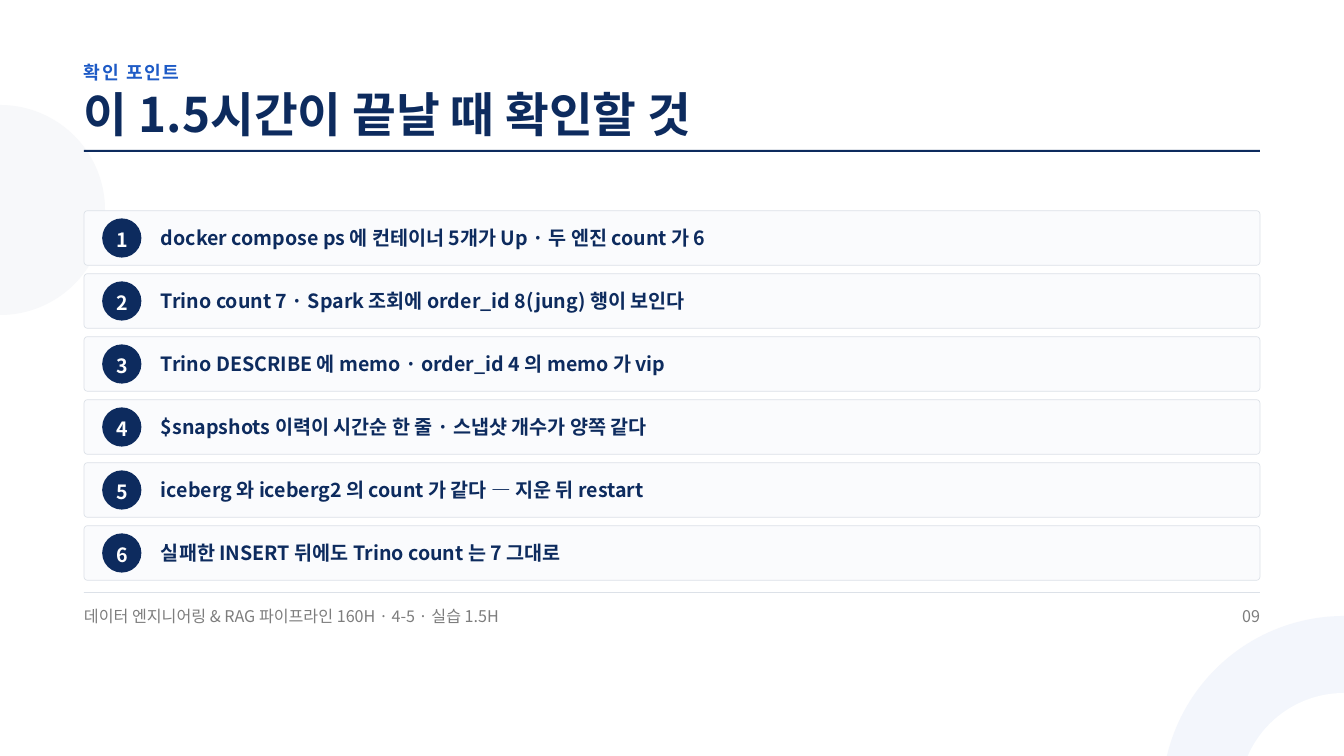
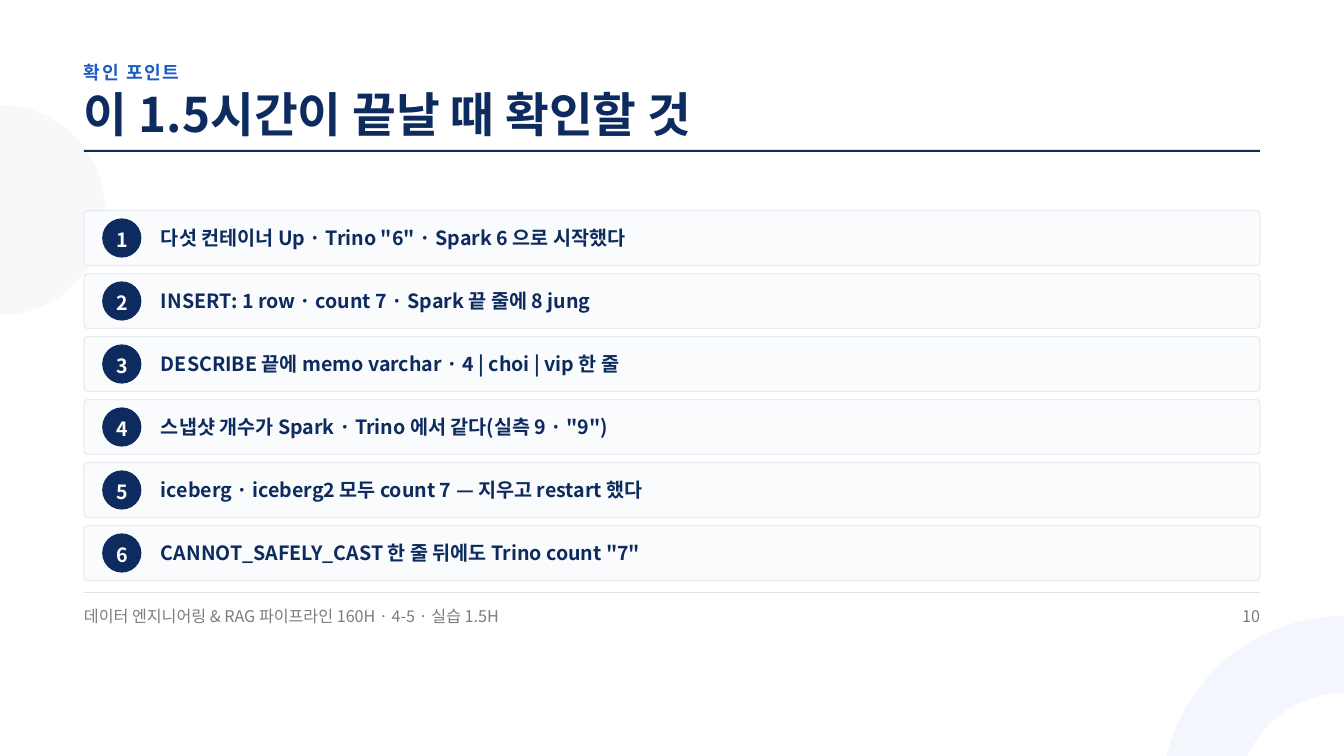
Before and after one commit to aebonlee/materials, a slide deck: slide 10 of data-eng/decks/w4d5s2.pptx (slide 9 before the commit). Drawn at 1344x756 pixels with LibreOffice and Linux fonts; fonts in the diff are those of the drawing. Boxes give left, top, right and bottom in pixels: in the first picture for what was removed or moved away, otherwise in the second. Text is boxed around its words. In the diff, an @@ line names an element or a change of style, - is before the commit and + after.

```diff
--- a/data-eng/decks/w4d5s2.pptx
+++ b/data-eng/decks/w4d5s2.pptx
@@ text at (161,228,625,250): text changed @@
-docker compose ps 에 컨테이너 5개가 Up · 두 엔진 count 가 6
+다섯 컨테이너 Up · Trino "6" · Spark 6 으로 시작했다
@@ text at (161,291,591,313): text changed @@
-Trino count 7 · Spark 조회에 order_id 8(jung) 행이 보인다
+INSERT: 1 row · count 7 · Spark 끝 줄에 8 jung
@@ text at (161,354,619,376): text changed @@
-Trino DESCRIBE 에 memo · order_id 4 의 memo 가 vip
+DESCRIBE 끝에 memo varchar · 4 | choi | vip 한 줄
@@ text at (161,417,608,439): text changed @@
-$snapshots 이력이 시간순 한 줄 · 스냅샷 개수가 양쪽 같다
+스냅샷 개수가 Spark · Trino 에서 같다(실측 9 · "9")
@@ text at (161,480,642,502): text changed @@
-iceberg 와 iceberg2 의 count 가 같다 — 지운 뒤 restart
+iceberg · iceberg2 모두 count 7 — 지우고 restart 했다
@@ text at (161,543,640,563): text changed @@
-실패한 INSERT 뒤에도 Trino count 는 7 그대로
+CANNOT_SAFELY_CAST 한 줄 뒤에도 Trino count "7"
@@ text at (1242,610,1260,622): text changed @@
-09
+10
```
Also in this commit, not shown: 9 other slides changed, 1 slide added, 11 other files.
